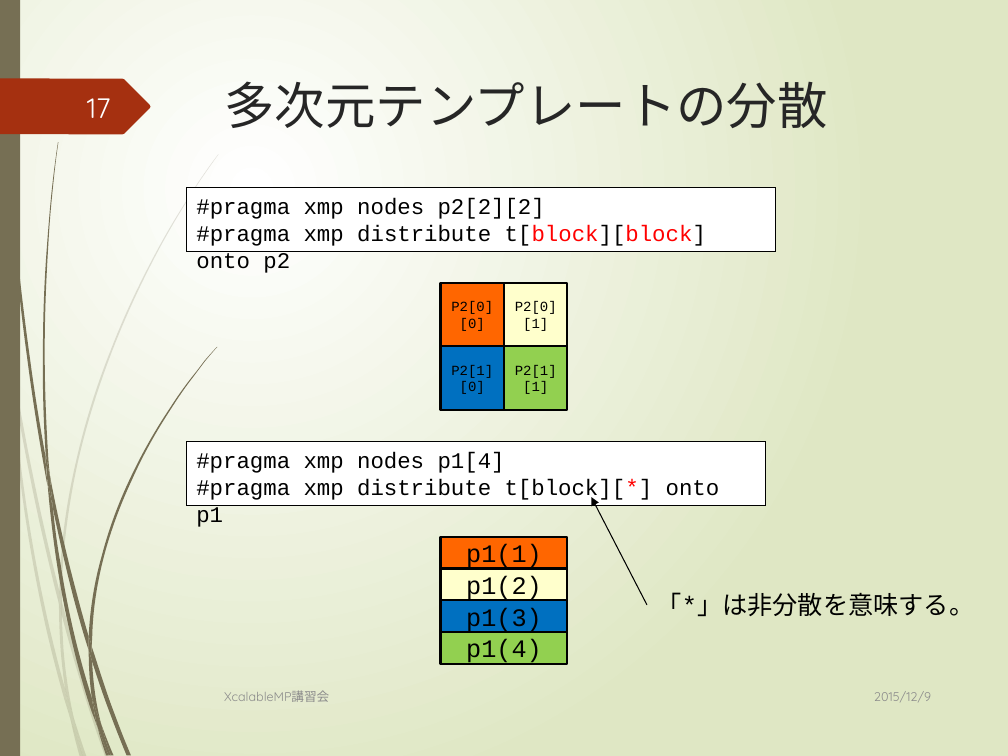
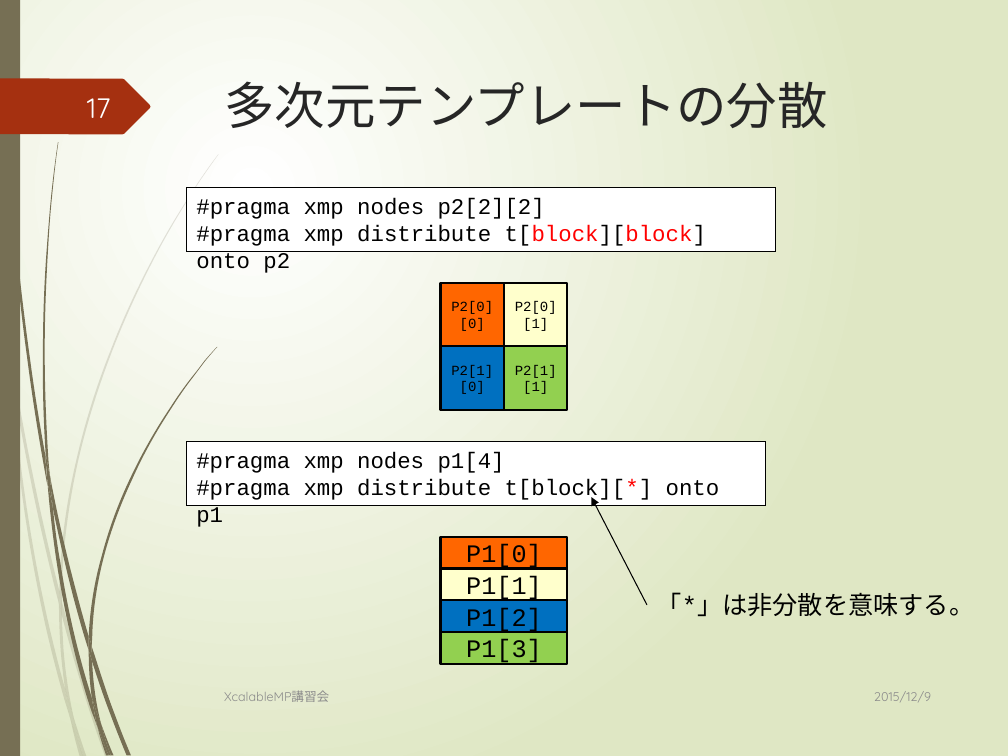
Before and after one commit to XcalableMP/Lecture, a slide deck: slide 17 of beginner/1.overview.pptx. Drawn at 1008x756 pixels with LibreOffice and Linux fonts; fonts in the diff are those of the drawing. Boxes give left, top, right and bottom in pixels: in the first picture for what was removed or moved away, otherwise in the second. Text is boxed around its words. In the diff, an @@ line names an element or a change of style, - is before the commit and + after.

```diff
--- a/beginner/1.overview.pptx
+++ b/beginner/1.overview.pptx
@@ text in rectangle at (x1=466, y1=544, x2=542, y2=571): text changed @@
-p1(1)
+P1[0]
@@ text in rectangle at (x1=466, y1=575, x2=542, y2=602): text changed @@
-p1(2)
+P1[1]
@@ text in rectangle at (x1=466, y1=607, x2=542, y2=634): text changed @@
-p1(3)
+P1[2]
@@ text in rectangle at (x1=466, y1=639, x2=542, y2=666): text changed @@
-p1(4)
+P1[3]
```
Also in this commit, not shown: 2 other slides changed, 1 other file.
